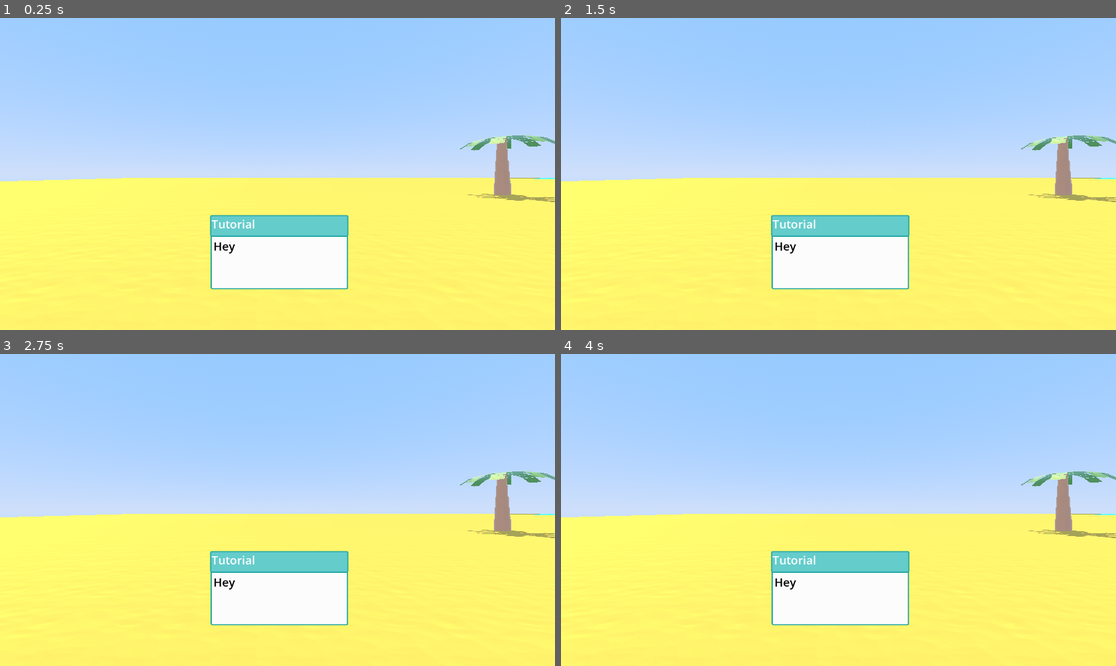
Above: before the commit, frames 1-4 (two rows, left to right).
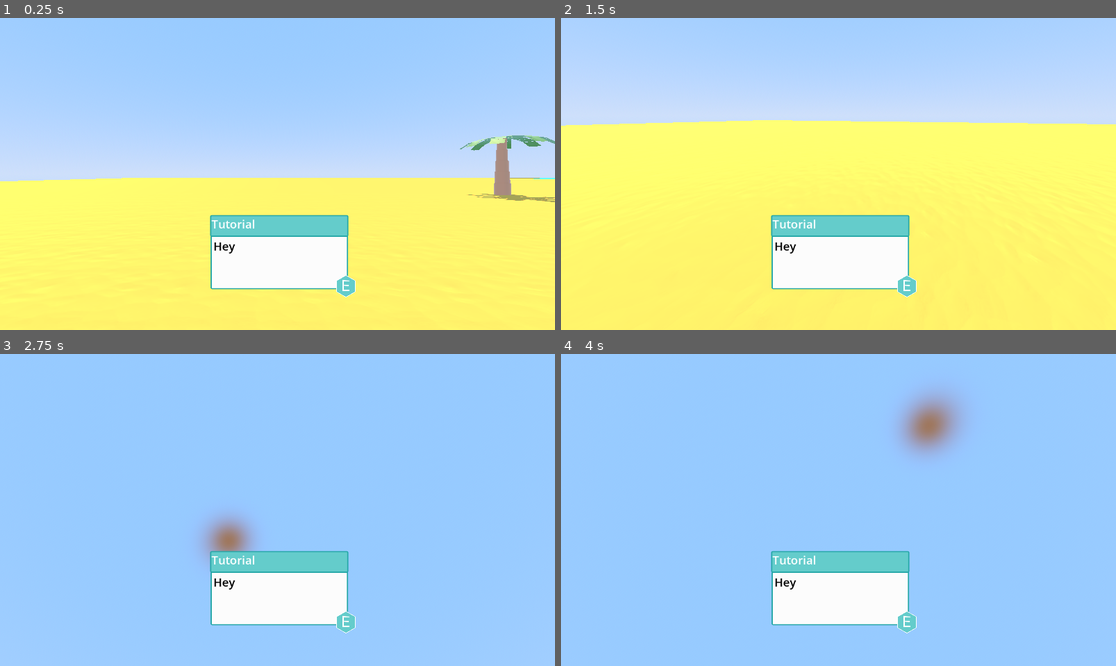
Above: after the commit, the same moments.

Repository: DabPlayZ1/Placeholder
Game: Godot game, scene res://mains.tscn
Two runs of this game, one before a commit and one after it. Both use one fixed random seed, a clock stepped at 60 frames per second and the inputs below.
Inputs (mouse positions are in pixels of both pictures, inside the frame that each line leads up to):
- Up to frame 1 (0.25 s): no input
- Up to frame 2 (1.5 s): tap Enter at 0.5 s; move the mouse to (960, 158) at 0.52 s; hold D (Right) 0.53-1.28 s; hold Shift (Sprint) 0.53-1.28 s; tap Space (Jump) at 0.77, 1.25 s; move the mouse to (727, 189) at 1.27 s; hold S (Backwards) from 1.28 s (still down); tap Shift (Sprint) at 1.35 s
- Up to frame 3 (2.75 s): tap Space (Jump) at 1.52 s; tap Enter at 2 s; move the mouse to (333, 441) at 2.02 s; release S (Backwards) at 2.03 s; hold D (Right) from 2.03 s (still down); hold Shift (Sprint) from 2.03 s (still down)
- Up to frame 4 (4 s): tap Space (Jump) at 2.75, 3.02, 3.77 s; move the mouse to (810, 572) at 2.77 s; release D (Right) at 2.78 s; release Shift (Sprint) at 2.78 s; hold W (Forward) 2.78-3.53 s; tap Shift (Sprint) at 2.85 s; tap Enter at 3.5 s; move the mouse to (1005, 556) at 3.52 s; hold A (Left) from 3.53 s (still down); hold Shift (Sprint) from 3.53 s (still down)

The runs differ from the first frame. In frame 1, 0.2% of the frame differs, in the area x 60-65%, y 82-90%; in frame 2, 28%; in frame 3, 62%; in frame 4, 64%, in the area x 0-100%, y 12-100%.

Commit message:
Added interact button but somehow broke movement

Diff:
--- a/character.gd
+++ b/character.gd
@@ -3,7 +3,7 @@
 var gravity : int = 70
 var speed : int = 8
 var jumpheight : int = 16
-@export var captured : bool = false
+@export var captured : bool = true
 var sensitivity : float = 0.5
 @export var can_move : bool = false
 var sprint_multiplier : float  = 1.5
@@ -11,6 +11,7 @@
 	can_move = true
 func _ready() -> void:
 	print("Start")
+	Input.mouse_mode = Input.MOUSE_MODE_CAPTURED
 func _unhandled_input(event: InputEvent) -> void:
 	if event is InputEventMouseMotion and captured == true:
 		rotation_degrees.y -= event.relative.x * sensitivity
@@ -30,11 +31,9 @@
 		if Input.is_action_pressed("Sprint"):
 			speed = 11
 			acceleration = 60
-
 		else:
 			speed = 7
 			acceleration = 67
-
 		var directions : Vector2 = Input.get_vector("Left", "Right", "Forward", "Backwards")
 		var movement : Vector3 = Vector3(directions.x, 0, directions.y).normalized()
 		var local_movement : Vector3 = transform.basis * movement
--- a/mains.tscn
+++ b/mains.tscn
@@ -7,6 +7,7 @@
 [ext_resource type="PackedScene" uid="uid://pu0uqn4c3rwi" path="res://beach.tscn" id="6_ux2uf"]
 [ext_resource type="PackedScene" uid="uid://c51utyqbqkq6k" path="res://rock.glb" id="7_j1baa"]
 [ext_resource type="Texture2D" uid="uid://cviect72a6yhe" path="res://Dialoguebox.png" id="7_sd703"]
+[ext_resource type="Texture2D" uid="uid://b4drysii0dxgp" path="res://interact.png" id="7_ti338"]
 [ext_resource type="PackedScene" uid="uid://b78j5kto53rw4" path="res://dock.glb" id="8_j1baa"]
 
 [sub_resource type="ProceduralSkyMaterial" id="ProceduralSkyMaterial_7xr7w"]
@@ -122,6 +123,11 @@
 text = "Hey
 "
 
+[node name="Interact" type="Sprite2D" parent="Control" unique_id=2131809004]
+position = Vector2(96, 38)
+scale = Vector2(0.20277777, 0.20277777)
+texture = ExtResource("7_ti338")
+
 [node name="rock" parent="." unique_id=35344685 instance=ExtResource("7_j1baa")]
 transform = Transform3D(0.4, 0, 0, 0, 0.4, 0, 0, 0, 0.4, 12.072238, 0.412458, -7.4452214)
 
Binary file added: interact.png
Not shown, added: interact.png.import
